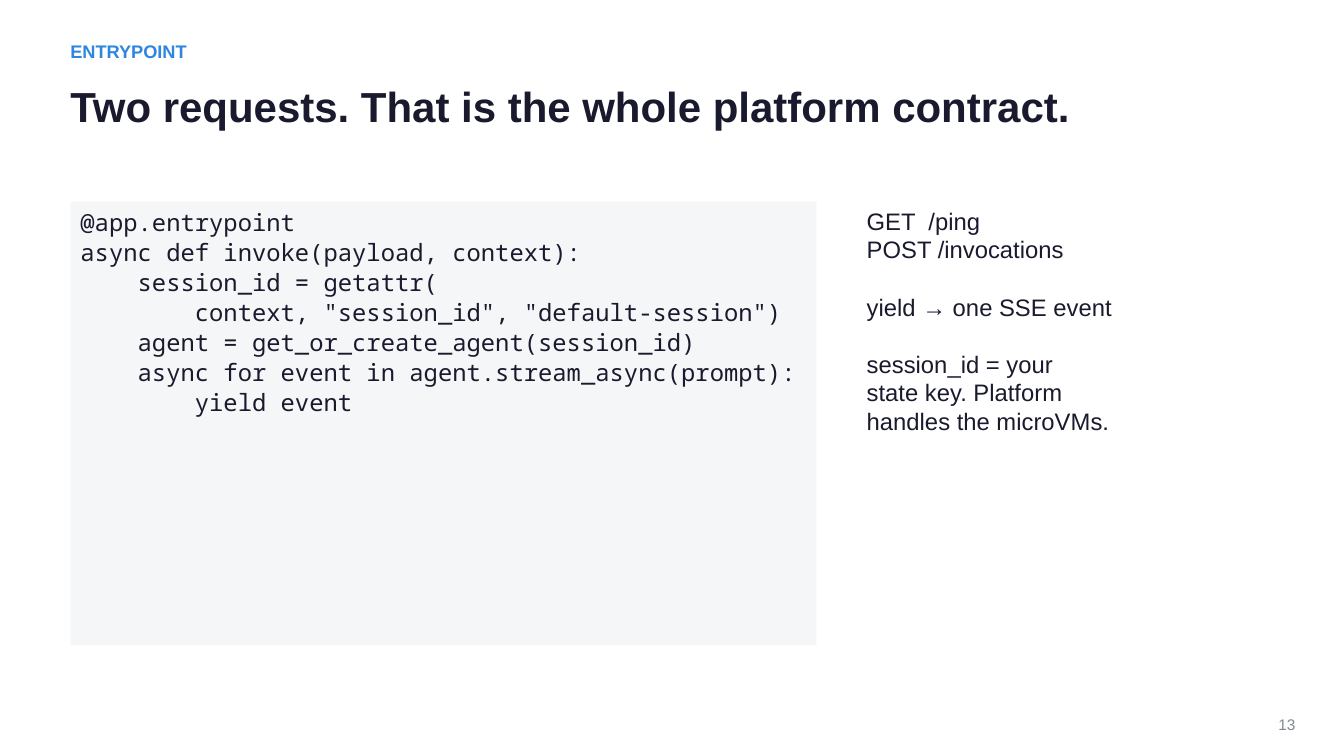
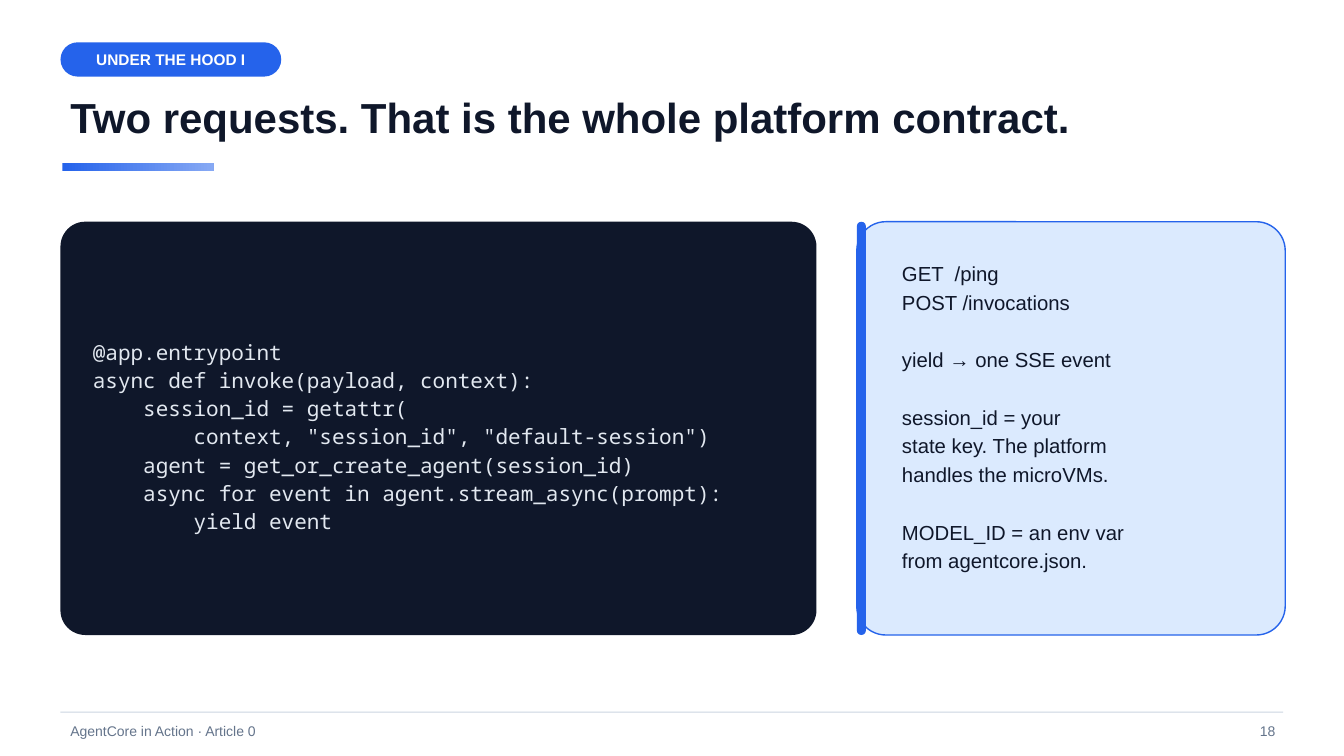
Before and after one commit to pinxiong/bedrock-agentcore-in-action, a slide deck: slide 18 of articles/decks/aws-agentcore-under-the-hood.pptx (slide 13 before the commit). Drawn at 1344x756 pixels with LibreOffice and Linux fonts; fonts in the diff are those of the drawing. Boxes give left, top, right and bottom in pixels: in the first picture for what was removed or moved away, otherwise in the second. Text is boxed around its words. In the diff, an @@ line names an element or a change of style, - is before the commit and + after.

Commit message:
a0 revision v2: vivid design system, env-first step-by-step structure, screenshot spots
- figures: 8 figures (new F0 command map), vivid palette, shadows, gradients,
  8 distinct layouts; reused across en/zh articles and deck
- en article: env checklist up front, steps 1-5 with real commands+outputs,
  6 screenshot spots, sanitized account id
- zh article: same structure, same figures, screenshot spots
- deck: 23 slides, dark gradient title/divider/closing slides, kicker chips,
  accent underlines, dark code panels, LIVE DEMO chips, number badges
- PLAN.md: v2 figure/ppt specs + screenshot-spot convention

```diff
--- a/articles/decks/aws-agentcore-under-the-hood.pptx
+++ b/articles/decks/aws-agentcore-under-the-hood.pptx
@@ rounded rectangle added at (x1=60, y1=42, x2=281, y2=77), fill #2563EB, 11 pt, text #FFFFFF, bold @@
+UNDER THE HOOD I
@@ text removed at (x1=70, y1=45, x2=186, y2=58) @@
-ENTRYPOINT
@@ text "Two requests. That is the ..." moved from (x1=70, y1=91, x2=1069, y2=131) to (x1=70, y1=102, x2=1069, y2=142) @@
@@ text "Two requests. That is the ..." at (x1=70, y1=102, x2=1069, y2=142): text colour #1A1A2E to #0F172A @@
@@ rectangle added at (x1=63, y1=163, x2=214, y2=170), fill gradient #2563EB to #87A9F4 @@
@@ rounded rectangle "@app.entrypoint" resized from (x1=71, y1=202, x2=817, y2=645) to (x1=60, y1=222, x2=817, y2=635) @@
@@ rounded rectangle "@app.entrypoint" at (x1=60, y1=222, x2=817, y2=635): size 17 to 15 pt, text colour #1A1A2E to #E2E8F0; line spacing 1.05 to 1.12; vertical alignment top to middle; rectangle to rounded rectangle; fill #F4F6F7 to #0F172A @@
@@ rounded rectangle added at (x1=857, y1=222, x2=1286, y2=635), fill #DBEAFE, outline #2563EB 1 pt @@
@@ rounded rectangle added at (x1=857, y1=222, x2=866, y2=635), fill #2563EB @@
@@ text "GET /ping" moved from (x1=867, y1=212, x2=1111, y2=431) to (x1=902, y1=266, x2=1124, y2=573) @@
@@ text at (x1=902, y1=266, x2=1111, y2=482): size 17 to 14.5 pt, text colour #1A1A2E to #0F172A in "GET /ping", "POST /invocations", "yield → one SSE event", "session_id = your" and 1 more places; line spacing 1 to 1.18 @@
@@ text at (x1=902, y1=438, x2=1106, y2=458): text changed; size 17 to 14.5 pt; text colour #1A1A2E to #0F172A @@
-state key. Platform
+state key. The platform
@@ text at (x1=902, y1=526, x2=1124, y2=573): paragraphs added @@
+MODEL_ID = an env var
+from agentcore.json.
@@ rectangle added at (x1=60, y1=712, x2=1284, y2=713), fill #CBD5E1 @@
@@ text removed at (x1=1278, y1=719, x2=1295, y2=730) @@
-13
@@ text added at (x1=70, y1=726, x2=256, y2=739), 10 pt, text #64748B @@
+AgentCore in Action · Article 0
@@ text added at (x1=1260, y1=726, x2=1276, y2=736), 10 pt, text #64748B @@
+18
```
Also in this commit, not shown: 10 other slides changed, 12 slides added, 6 slides removed, 21 other files.
